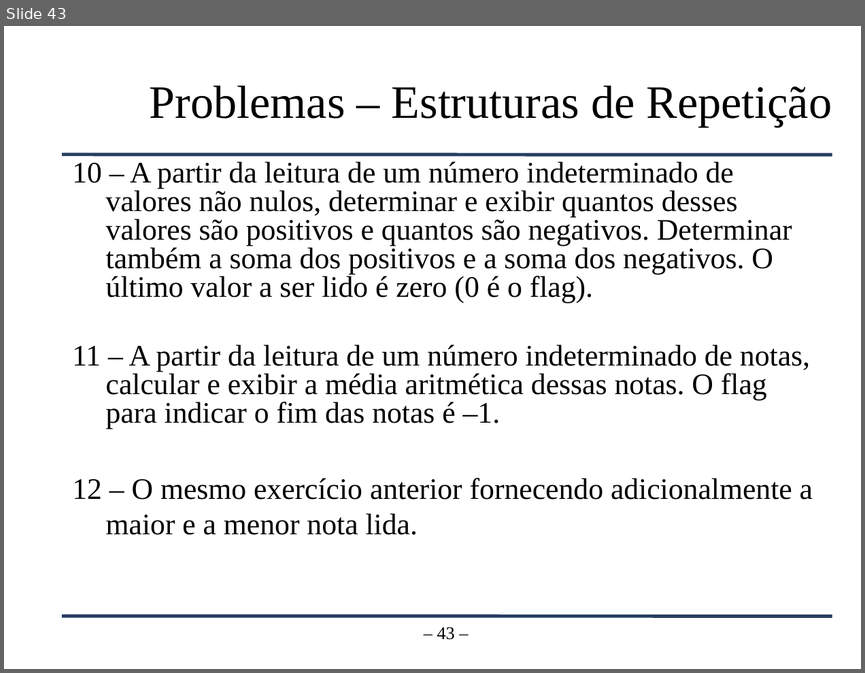
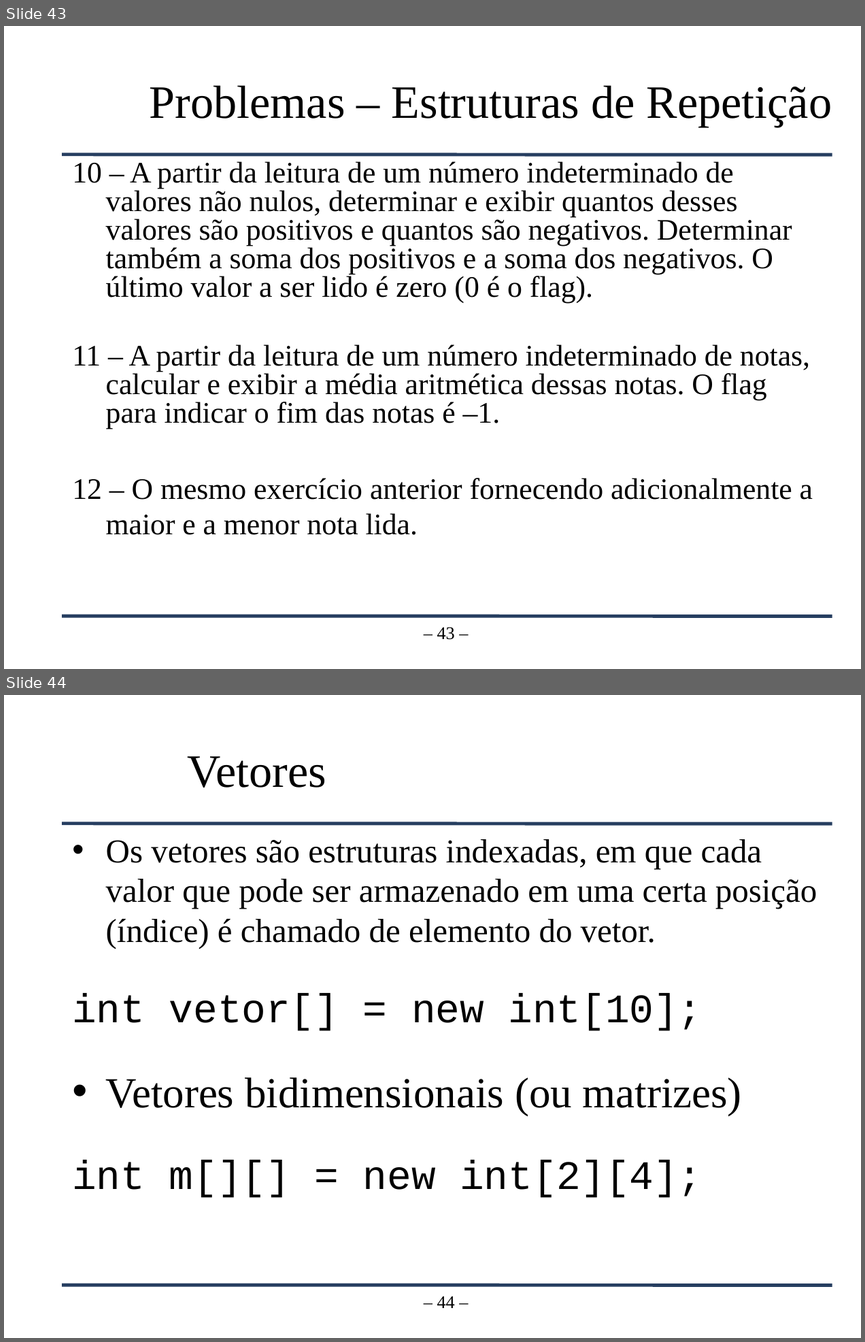
Before and after one commit to CarlosHelano/RoteirosPOO, a slide deck: Slides/01 - Programação de Soluções Computacionais - Algoritmos.pptx. Shown one above the other, each under a label of ours: slide 43 before the commit, slides 43 and 44 after it. The pictures are 865x673 and 865x1342 pixels, drawn with LibreOffice and Linux fonts; fonts in the diff are those of the drawing; background and template pictures are left out. Boxes give left, top, right and bottom in pixels: in the first picture for what was removed or moved away, otherwise in the second. Text is boxed around its words. In the diff, an @@ line names an element or a change of style, - is before the commit and + after.

```diff
--- a/Slides/01 - Programação de Soluções Computacionais - Algoritmos.pptx
+++ b/Slides/01 - Programação de Soluções Computacionais - Algoritmos.pptx
@@ slide 44 added at <box>4,695,861,1338</box>, background #FFFFFF; not listed: 2 template elements that a slide beside it also shows @@
@@ title added at <box>188,756,327,787</box>, 39 pt, text #000000 @@
+Vetores
@@ text added at <box>72,839,817,1198</box>, 28 pt, text #000000 @@
+• Os vetores são estruturas indexadas, em que cada valor que pode ser armazenado em uma certa posição (índice) é chamado de elemento do vetor.
+int vetor[] = new int[10];
+• Vetores bidimensionais (ou matrizes)
+int m[][] = new int[2][4];
@@ page number added at <box>437,1295,455,1308</box>, 15 pt, text #000000 @@
+– 44 –
```
Also in this commit, not shown: 1 other slide added.
